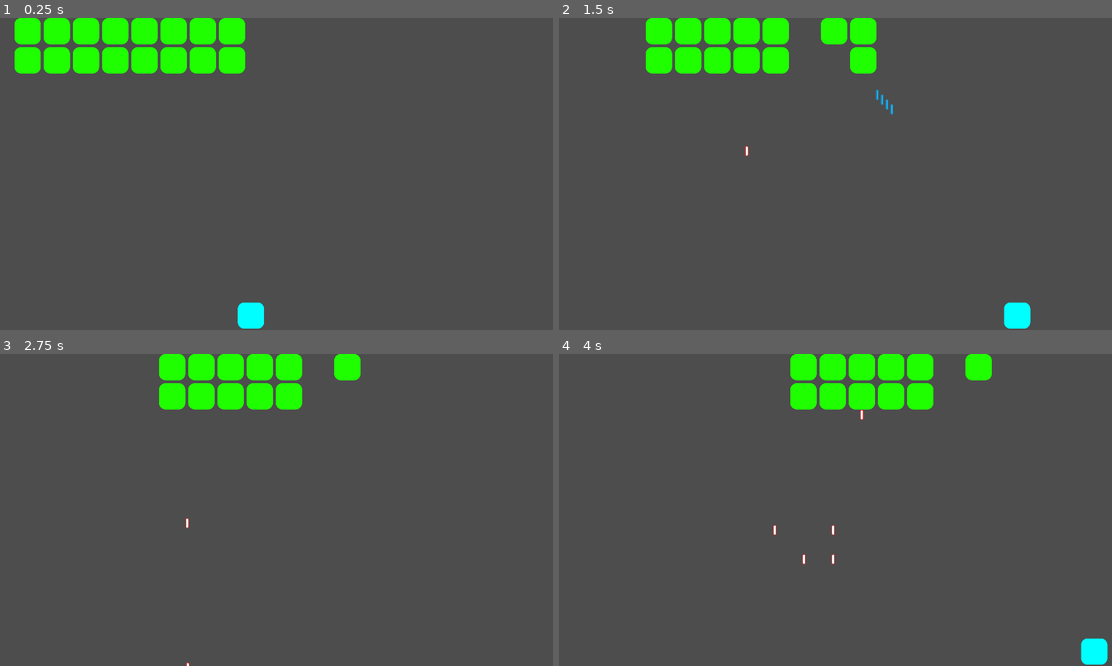
Above: before the commit, frames 1-4 (two rows, left to right).
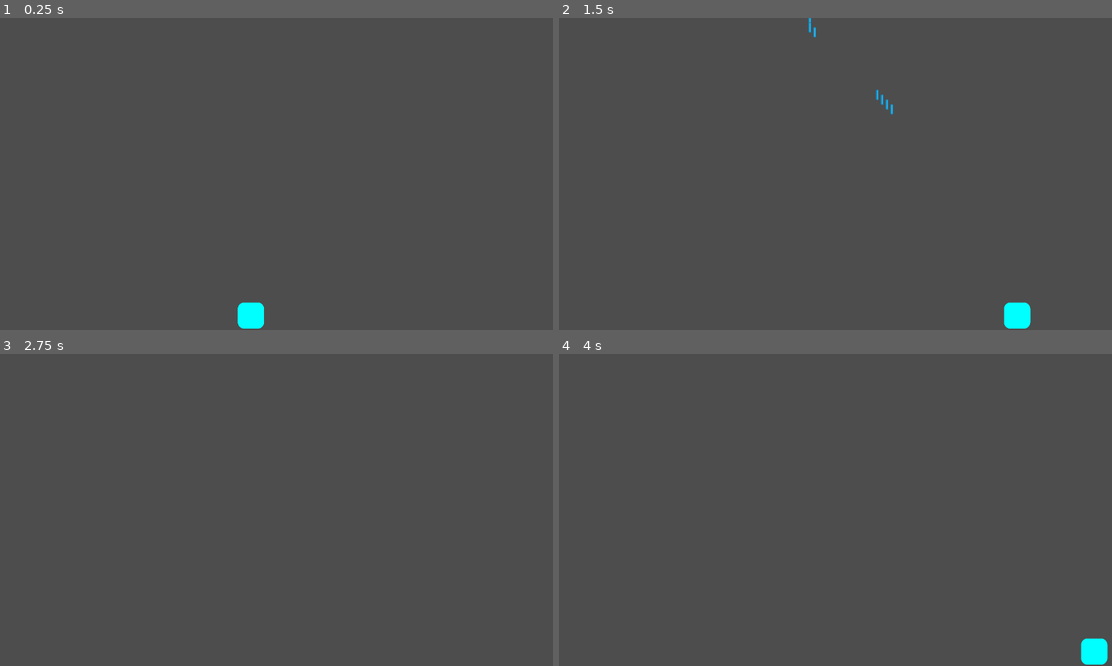
Above: after the commit, the same moments.

Repository: michael-j-coyne/space-defense
Game: Godot game, scene res://scenes/main.tscn
Same seed, same stepped clock (60 frames per second), same inputs: the game is played once before the commit and once after it.
Inputs (mouse positions are in pixels of both pictures, inside the frame that each line leads up to):
- Up to frame 1 (0.25 s): no input
- Up to frame 2 (1.5 s): tap Enter (ui_accept) at 0.5, 0.77 s; move the mouse to (957, 158) at 0.52 s; hold Right (ui_right) 0.53-1.25 s; hold Shift 0.53-1.25 s; click (957, 158) at 0.67 s; drag from (724, 189) to (1017, 314) at 1.27 s
- Up to frame 3 (2.75 s): move the mouse to (331, 441) at 2.02 s; hold Right (ui_right) from 2.03 s (still down); tap Ctrl at 2.1 s
- Up to frame 4 (4 s): release Right (ui_right) at 2.75 s; drag from (807, 572) to (763, 366) at 2.77 s; move the mouse to (1001, 556) at 3.52 s; hold Left (ui_left) from 3.53 s (still down); tap Alt at 3.6 s; tap Enter (ui_accept) at 3.77 s

The runs differ from the first frame. In frame 1, 6.2% of the frame differs, in the area x 2-45%, y 0-18%; in frame 2, 5.1%; in frame 3, 4.3%; in frame 4, 4.3%.

Commit message:
Draw LREMover + use percentage for width
Draw the LeftRightEntityMover in the editor to make level design easier

Use percentage for the width of the LeftRightEntityMover bounding box rather than pixels, so that if we change the screen width everything still works.

Diff:
--- a/components/left_right_entity_mover.gd
+++ b/components/left_right_entity_mover.gd
@@ -7,12 +7,9 @@
 ## The entity that will be moved by the LeftRightEntityMover
 @export var entity: Node2D
 
-## The width of the bounding box for the LeftRightEntityMover. When an entity hits the edge
-## of the bounding box, its position is reversed.
-@export var boundary_value: float = 0
-
-# TODO: implement logic for this
-@export var entity_starting_pos: float = 0
+## The width of the bounding box for the LeftRightEntityMover, as a percentage of the total
+## screen width. When an entity hits the edge of the bounding box, its position is reversed.
+@export var box_width_percent: float = 0
 
 ## How far downward the entity will move when it hits the boundary
 @export var vertical_step: float = 0
@@ -30,6 +27,7 @@
 
 func _get_configuration_warnings() -> PackedStringArray:
 	var message = PackedStringArray()
+	var screen_width = ProjectSettings.get_setting("display/window/size/viewport_width")
 
 	if not entity:
 		message.append("You have not specified an entity to move.")
@@ -38,8 +36,11 @@
 		message.append("Entity must have a boundary() method that returns a Vector2 representing
 		the node's bounding box")
 
-	if entity and boundary_value <= entity.boundary().x:
+	if entity and screen_width * box_width_percent <= entity.boundary().x:
 		message.append("The boundary value must be greater than the width of the entity.")
+
+	if box_width_percent < 0.0 or box_width_percent > 1.0:
+		message.append("The box width percentage must be between 0 and 1")
 
 	if vertical_step < 0:
 		message.append("The vertical step must be greater than or equal to 0.")
@@ -48,6 +49,25 @@
 		message.append("The speed must be greater than or equal to 0.")
 
 	return message
+
+func _draw():
+	# TODO: Only draw the object when it is selected
+	if not Engine.is_editor_hint():
+		return
+
+	var screen_height = ProjectSettings.get_setting("display/window/size/viewport_height")
+	var screen_width = ProjectSettings.get_setting("display/window/size/viewport_width")
+
+	var box_start = Vector2(0, 0)
+	var box_end = Vector2(box_width_percent * screen_width, screen_height)
+
+	draw_rect(Rect2(box_start, box_end), Color(Color.DARK_OLIVE_GREEN, 0.4))
+
+func _process(_delta: float) -> void:
+	if not Engine.is_editor_hint():
+		return
+
+	queue_redraw()
 
 func _physics_process(delta: float) -> void:
 	if Engine.is_editor_hint():
@@ -58,16 +78,17 @@
 		queue_free()
 		return
 
+	# NOTE: Do I want to do this on every loop?
+	var screen_width = get_node('/root').content_scale_size.x
+
 	entity.position.x += direction * speed * delta
 
 	if anchor == anchor_point.upper_left:
 
-		# TODO: Extract into a function and test it.
-		# Also, boundary() ends up being called with no children once all the enemies in the grid are dead.
 		if entity.position.x < 0:
 			direction *= -1
 			entity.position.y += vertical_step
-		elif entity.position.x + entity.boundary().x > boundary_value:
+		elif entity.position.x + entity.boundary().x > box_width_percent * screen_width:
 			direction *= -1
 			entity.position.y += vertical_step
 	else:
